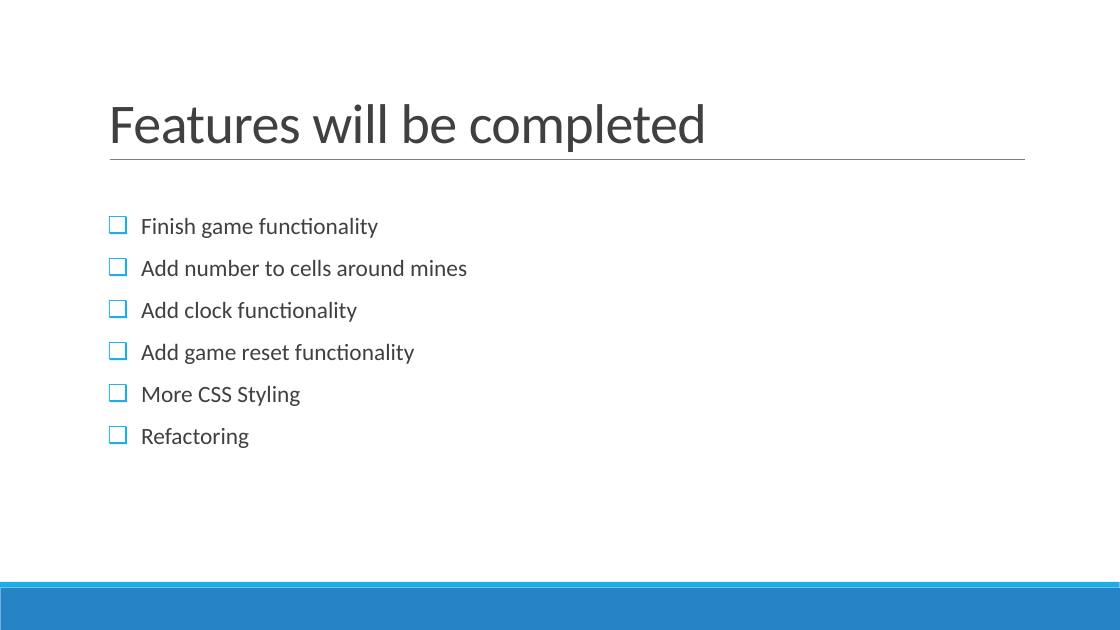
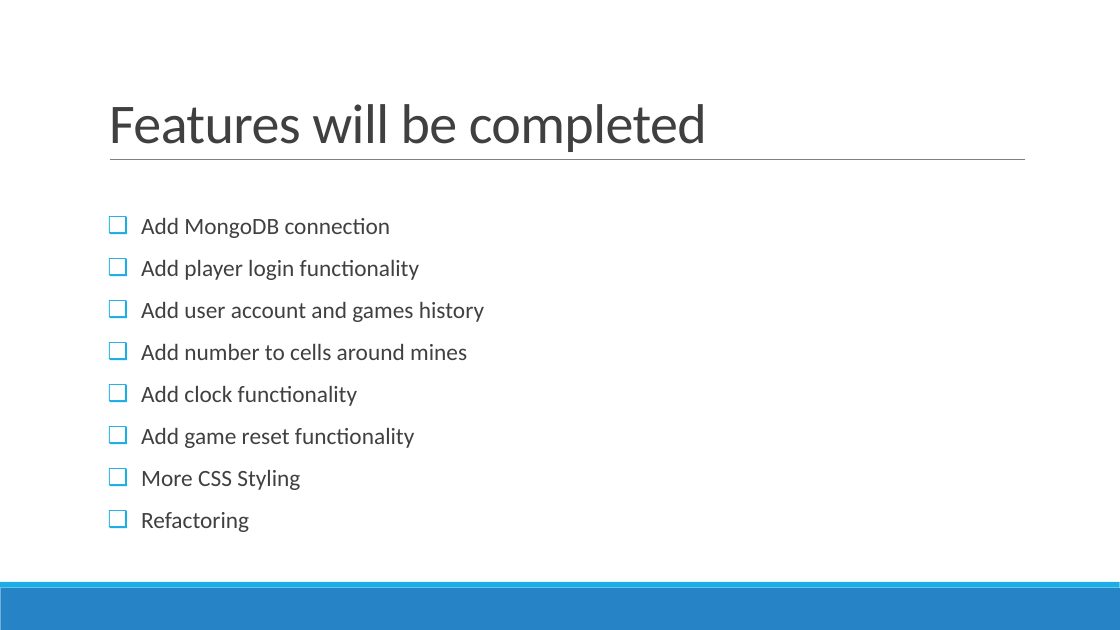
Before and after one commit to OVUSA/Minesweeper_game, a slide deck: slide 8 of Minesweeper game.pptm. Drawn at 1120x630 pixels with LibreOffice and Linux fonts; fonts in the diff are those of the drawing. Boxes give left, top, right and bottom in pixels: in the first picture for what was removed or moved away, otherwise in the second. Text is boxed around its words. In the diff, an @@ line names an element or a change of style, - is before the commit and + after.

```diff
--- a/Minesweeper game.pptm
+++ b/Minesweeper game.pptm
@@ text at box(141, 218, 484, 322): text changed @@
-❑ Finish game functionality
+❑ Add MongoDB connection
+❑ Add player login functionality
+❑ Add user account and games history
```
